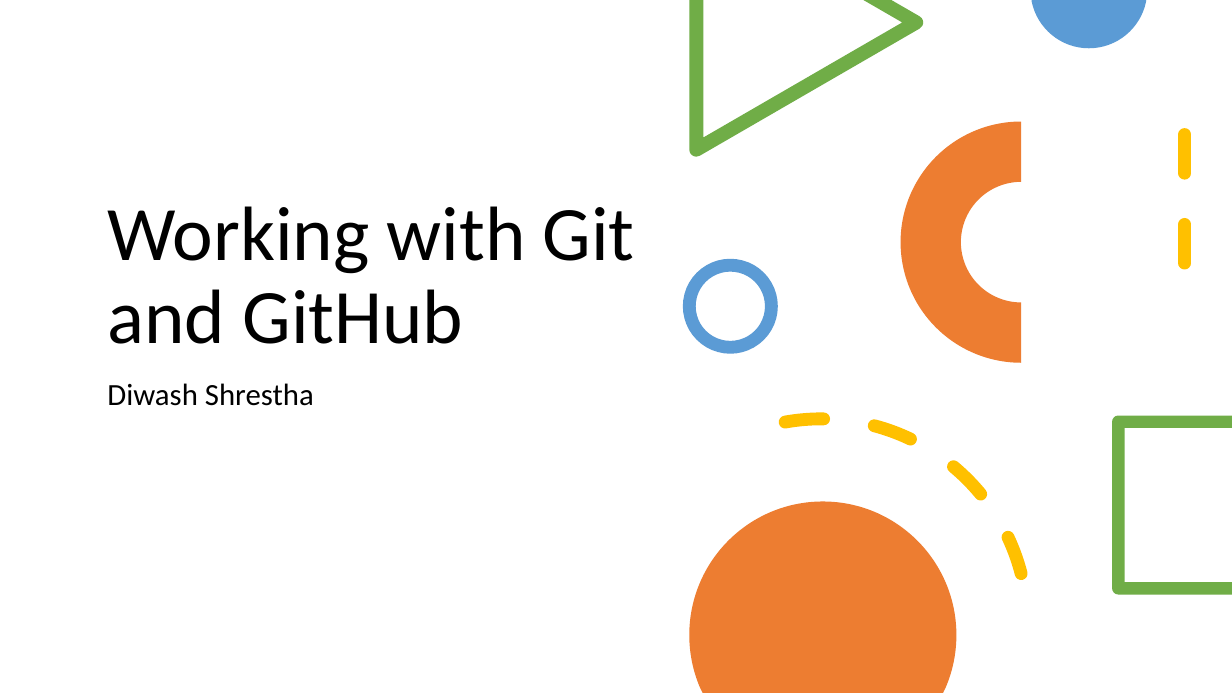
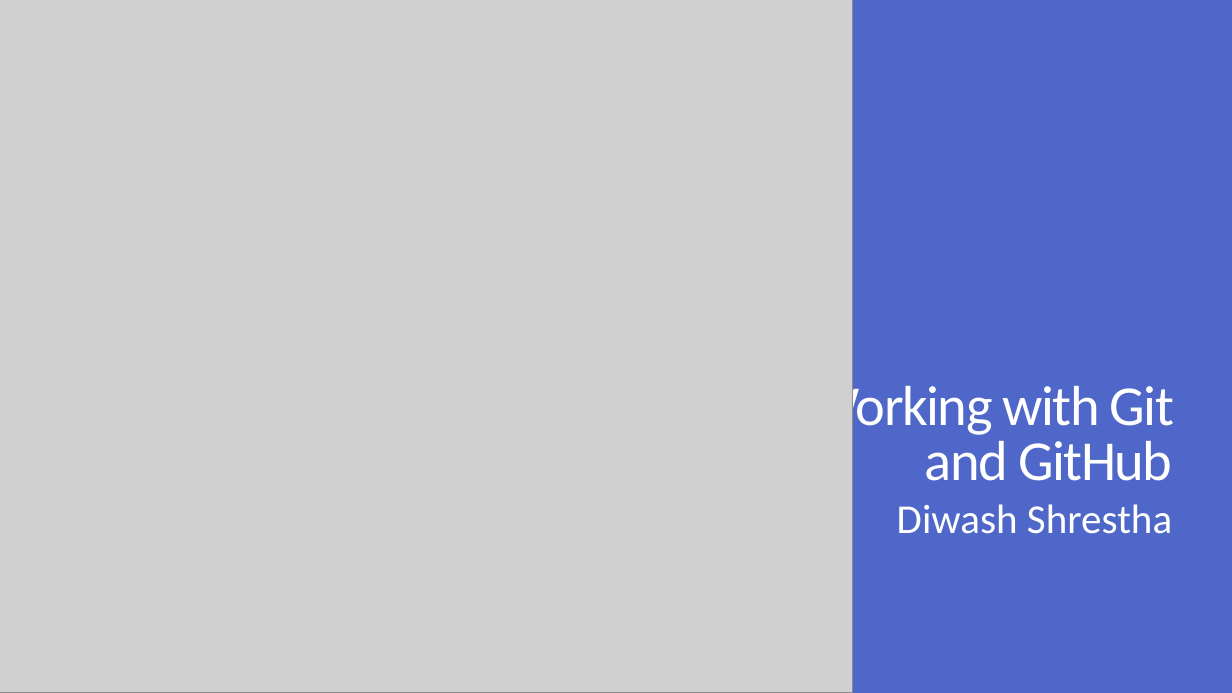
Before and after one commit to diwashrestha/program-and-talks, a slide deck: slide 1 of Working with git and GitHub/Working with Git and GitHub.pptx. Drawn at 1232x693 pixels with LibreOffice and Linux fonts; fonts in the diff are those of the drawing; grey boxes stand for pictures. Boxes give left, top, right and bottom in pixels: in the first picture for what was removed or moved away, otherwise in the second. Text is boxed around its words. In the diff, an @@ line names an element or a change of style, - is before the commit and + after.

```diff
--- a/Working with git and GitHub/Working with Git and GitHub.pptx
+++ b/Working with git and GitHub/Working with Git and GitHub.pptx
@@ rectangle added at bbox=[0, 0, 1232, 693], fill #4E67C8 @@
@@ picture added at bbox=[0, 0, 853, 693] @@
@@ freeform shape removed at bbox=[689, 0, 923, 157] @@
@@ freeform shape removed at bbox=[1031, 0, 1146, 48] @@
@@ arch (boxed as its full ring) removed at bbox=[901, 121, 1142, 362] @@
@@ line removed from (1185, 135) to (1185, 296) @@
@@ ellipse removed at bbox=[689, 265, 772, 348] @@
@@ title "Working with Git and GitHub": place and size @@
-title "Working with Git and GitHub" at bbox=[107, 206, 635, 344]
+title "Working with Git and GitHub" at bbox=[810, 378, 1174, 481]
@@ title "Working with Git and GitHub" at bbox=[810, 378, 1174, 481]: size 60 to 44 pt, text colour #000000 to #FFFFFF, letter spacing 0 to -1.2 pt; alignment left to right; line spacing 0.9 to 0.8 @@
@@ arc (boxed as its full ellipse) removed at bbox=[583, 386, 1062, 693] @@
@@ freeform shape removed at bbox=[1113, 416, 1232, 595] @@
@@ freeform shape removed at bbox=[689, 502, 957, 693] @@
@@ subtitle "Diwash Shrestha": place and size @@
-subtitle "Diwash Shrestha" at bbox=[107, 383, 314, 406]
+subtitle "Diwash Shrestha" at bbox=[897, 504, 1172, 534]
@@ subtitle "Diwash Shrestha" at bbox=[897, 504, 1172, 534]: size 24 to 32 pt, text colour #000000 to #FFFFFF; alignment left to right; line spacing 0.9 to 0.85; more space between paragraphs @@
```
Also in this commit, not shown: 4 other slides changed, 11 slides added, 4 slides removed.
